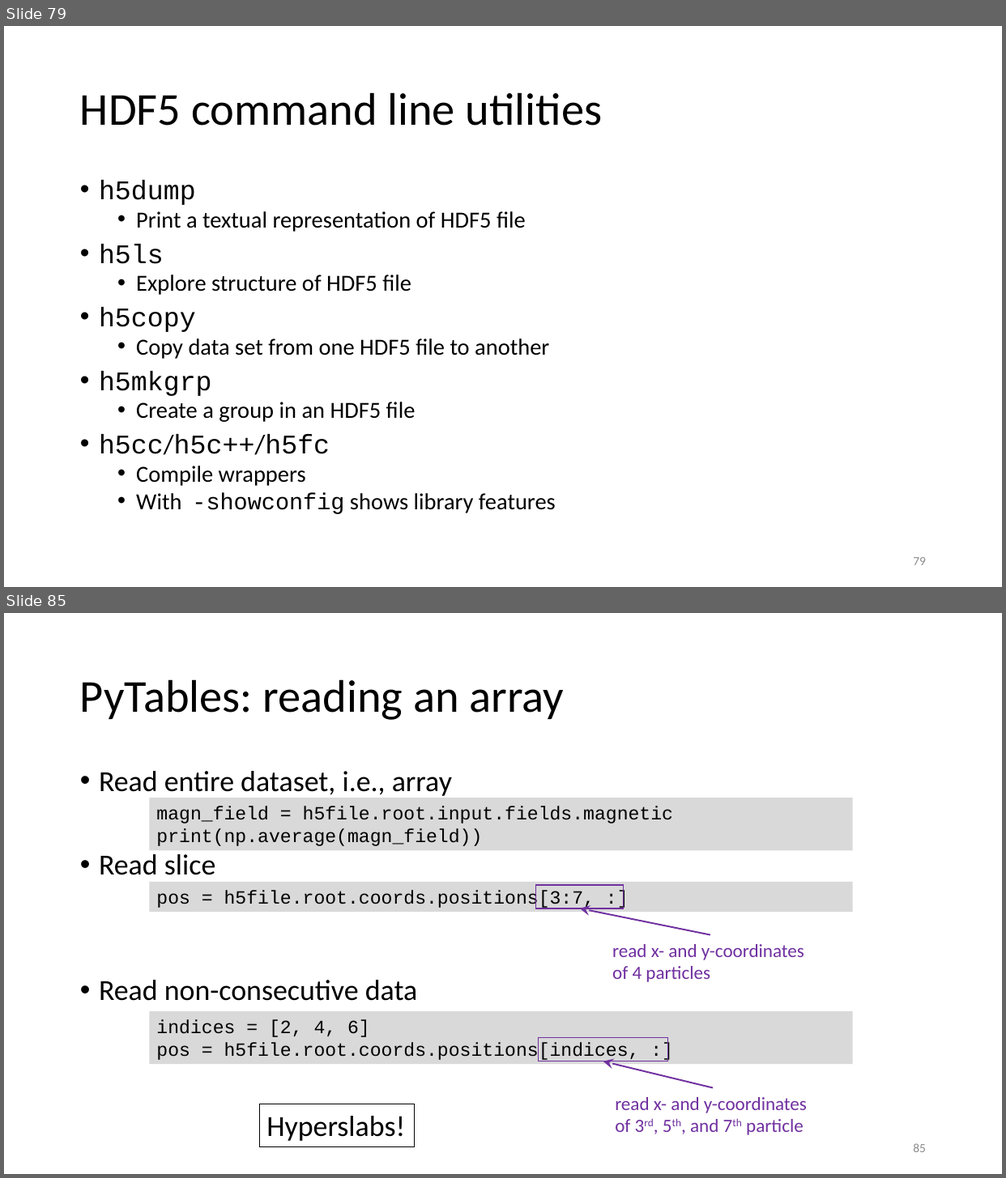
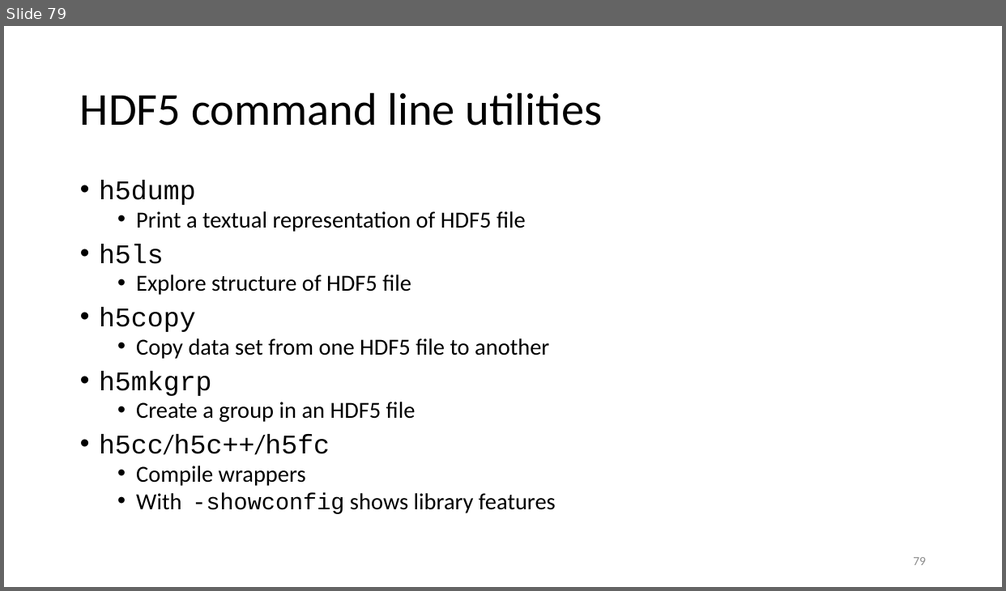
Before and after one commit to gjbex/Scientific-Python, a slide deck: scientific_python.pptx. Shown one above the other, each under a label of ours: slides 79 and 85 before the commit, slide 79 after it; the slides between them are not shown. The pictures are 1006x1178 and 1006x591 pixels, drawn with LibreOffice and Linux fonts; fonts in the diff are those of the drawing. Boxes give left, top, right and bottom in pixels: in the first picture for what was removed or moved away, otherwise in the second. Text is boxed around its words. In the diff, an @@ line names an element or a change of style, - is before the commit and + after.

```diff
--- a/scientific_python.pptx
+++ b/scientific_python.pptx
@@ slide 85 removed at (x1=4, y1=613, x2=1002, y2=1174), background #FFFFFF @@
@@ title removed at (x1=80, y1=679, x2=565, y2=720) @@
-PyTables: reading an array
@@ text removed at (x1=99, y1=771, x2=452, y2=1001) @@
-• Read entire dataset, i.e., array
-• Read slice
-• Read non-consecutive data
@@ rectangle removed at (x1=149, y1=798, x2=853, y2=851) @@
-magn_field = h5file.root.input.fields.magnetic
-print(np.average(magn_field))
@@ rectangle removed at (x1=149, y1=882, x2=853, y2=912) @@
-pos = h5file.root.coords.positions[3:7, :]
@@ rectangle removed at (x1=536, y1=885, x2=624, y2=909) @@
@@ arrow removed from (710, 935) to (580, 909) @@
@@ text removed at (x1=612, y1=944, x2=804, y2=982) @@
-read x- and y-coordinates
-of 4 particles
@@ rectangle removed at (x1=149, y1=1012, x2=853, y2=1064) @@
-indices = [2, 4, 6]
-pos = h5file.root.coords.positions[indices, :]
@@ rectangle removed at (x1=539, y1=1038, x2=668, y2=1062) @@
@@ arrow removed from (713, 1088) to (603, 1062) @@
@@ text removed at (x1=615, y1=1097, x2=807, y2=1135) @@
-read x- and y-coordinates
-of 3rd, 5th, and 7th particle
@@ rectangle removed at (x1=259, y1=1104, x2=414, y2=1147) @@
-Hyperslabs!
@@ page number removed at (x1=913, y1=1144, x2=926, y2=1152) @@
-85
```
Also in this commit, not shown: 8 slides changed, 9 other slides removed, 14 other files.
